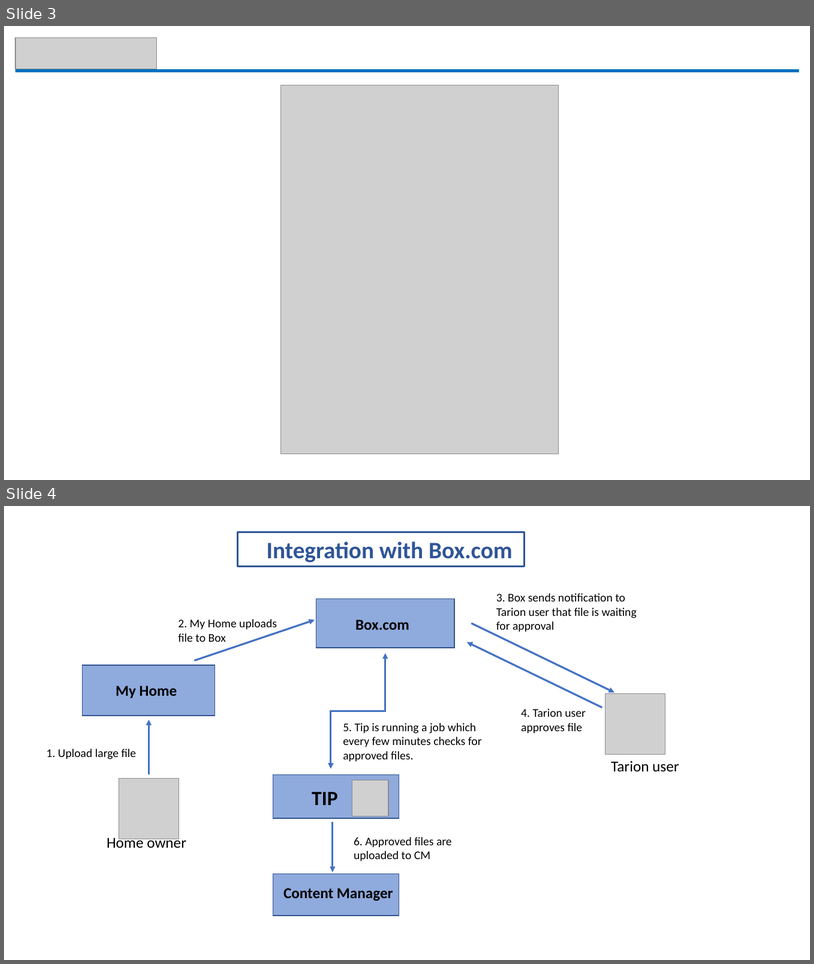
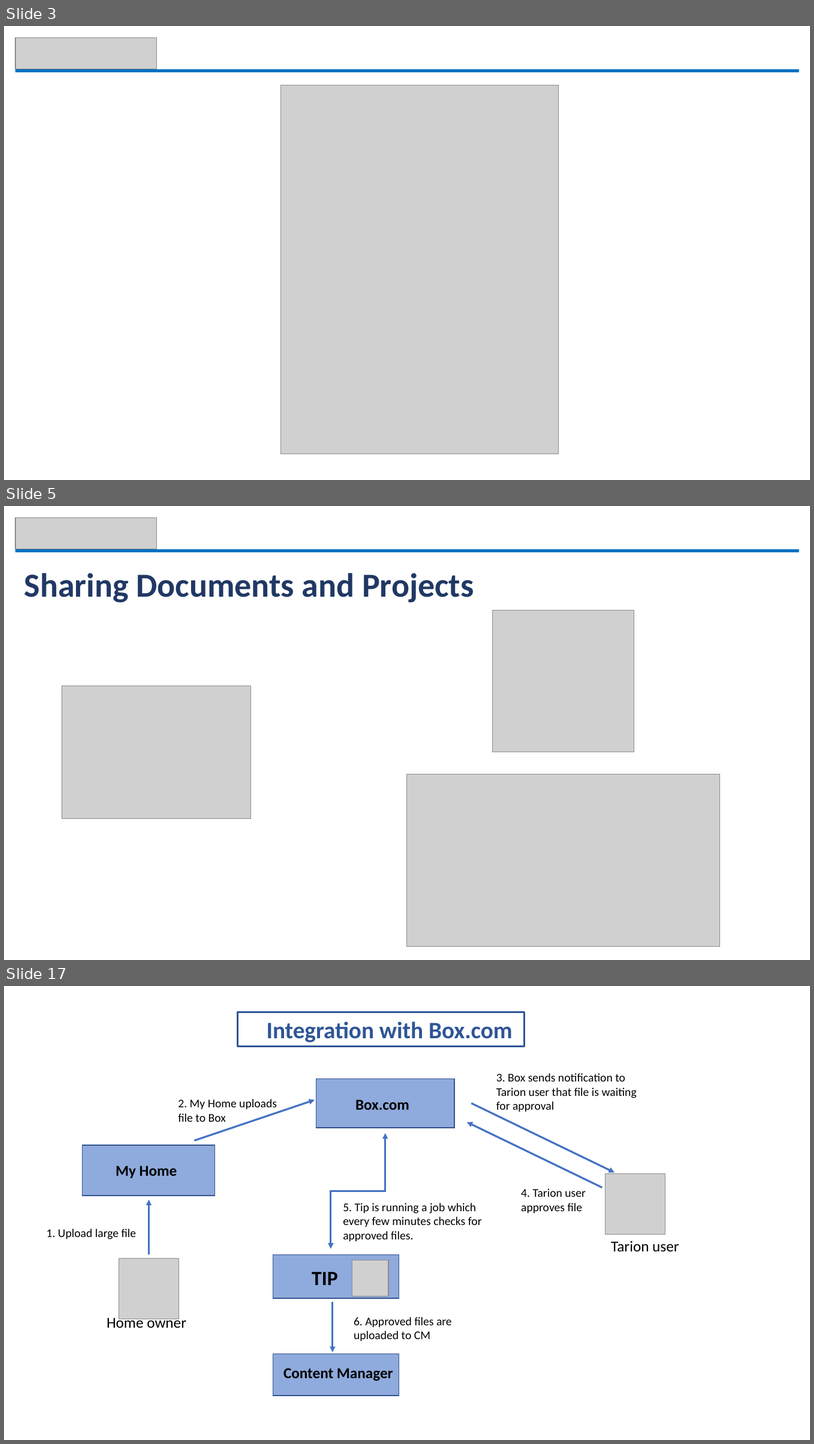
Before and after one commit to alanhummel/ISTeamUpdate, a slide deck: IS Team Updates - November 22.pptx. Shown one above the other, each under a label of ours: slides 3 and 4 before the commit, slides 3, 5 and 17 after it; the slides between them are not shown. The pictures are 814x964 and 814x1444 pixels, drawn with LibreOffice and Linux fonts; fonts in the diff are those of the drawing; grey boxes stand for pictures. Boxes give left, top, right and bottom in pixels: in the first picture for what was removed or moved away, otherwise in the second. Text is boxed around its words. In the diff, an @@ line names an element or a change of style, - is before the commit and + after.

```diff
--- a/IS Team Updates - November 22.pptx
+++ b/IS Team Updates - November 22.pptx
@@ slide 5 added at (x1=4, y1=506, x2=810, y2=960), background #FFFFFF @@
@@ picture added at (x1=15, y1=517, x2=156, y2=549) @@
@@ rectangle added at (x1=15, y1=550, x2=800, y2=553), fill #0070C0 @@
@@ text added at (x1=24, y1=573, x2=474, y2=603), 40 pt, text #203864, bold @@
+Sharing Documents and Projects
@@ picture added at (x1=493, y1=610, x2=635, y2=751) @@
@@ picture added at (x1=62, y1=685, x2=251, y2=819) @@
@@ picture added at (x1=407, y1=774, x2=720, y2=946) @@
@@ what was slide 4 is now slide 17 @@
```
Also in this commit, not shown: 1 slide changed, 12 other slides added, 1 other file.
